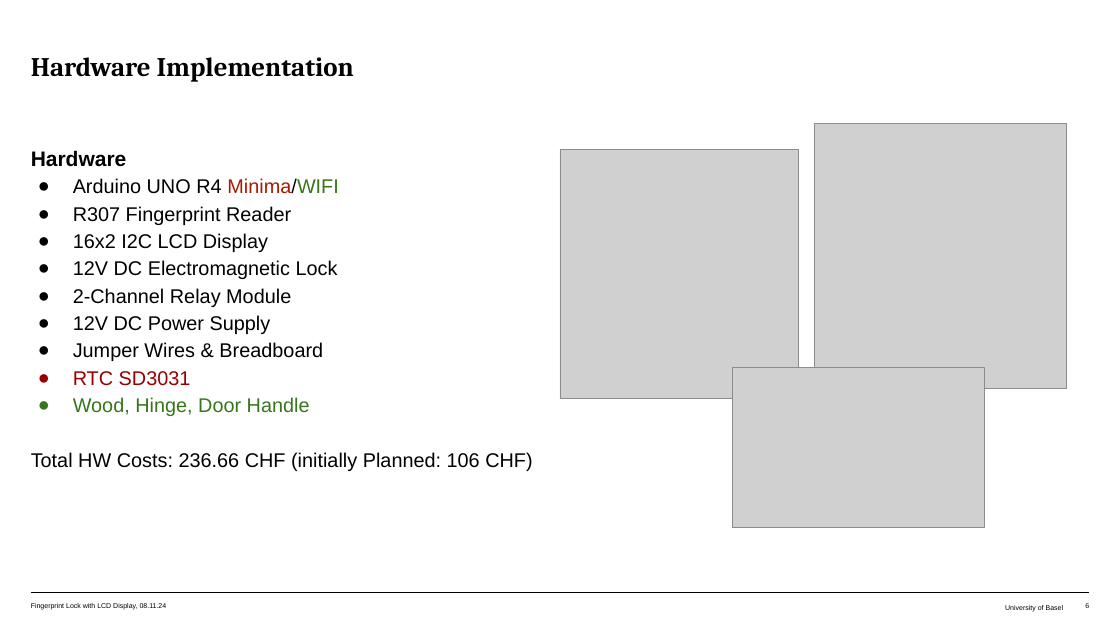
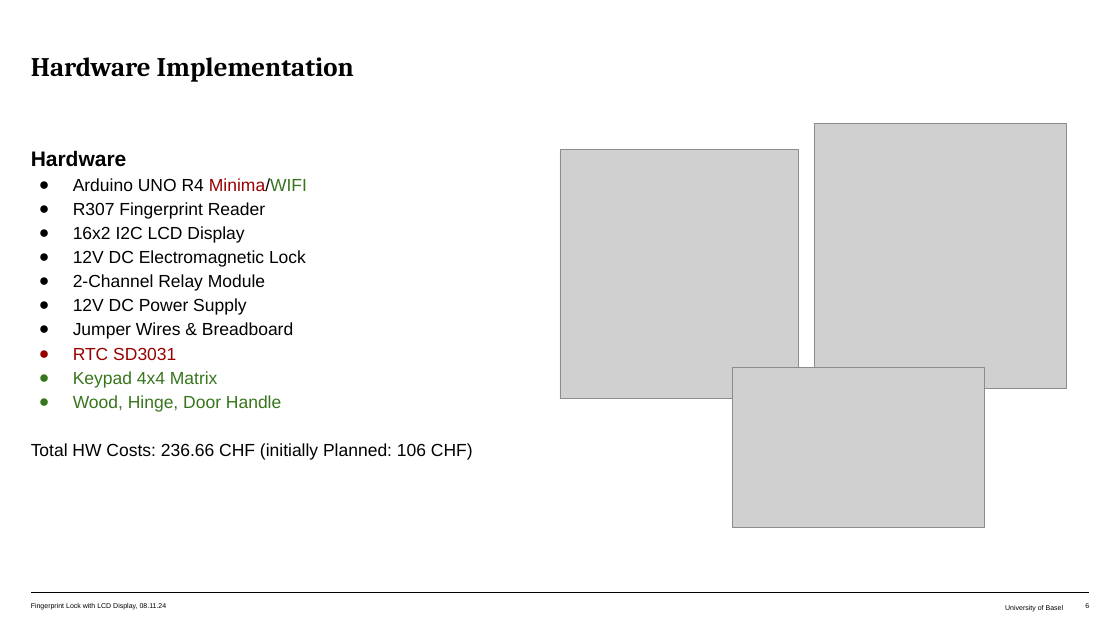
Before and after one commit to Lucafaessler/FingerprintLockProject, a slide deck: slide 6 of docs/presentation/Final Fingerprint Lock with LCD Display.pptx. Drawn at 1120x630 pixels with LibreOffice and Linux fonts; fonts in the diff are those of the drawing; grey boxes stand for pictures. Boxes give left, top, right and bottom in pixels: in the first picture for what was removed or moved away, otherwise in the second. Text is boxed around its words. In the diff, an @@ line names an element or a change of style, - is before the commit and + after.

```diff
--- a/docs/presentation/Final Fingerprint Lock with LCD Display.pptx
+++ b/docs/presentation/Final Fingerprint Lock with LCD Display.pptx
@@ text at <box>31,178,473,460</box>: size 17 to 15 pt; text colour #A61C00 to #980000 in "Minima/WIFI"; indent changed @@
@@ text at <box>73,371,218,388</box>: paragraph added @@
+● Keypad 4x4 Matrix
```
Also in this commit, not shown: 1 other slide changed, 7 slides added, 1 other file.
